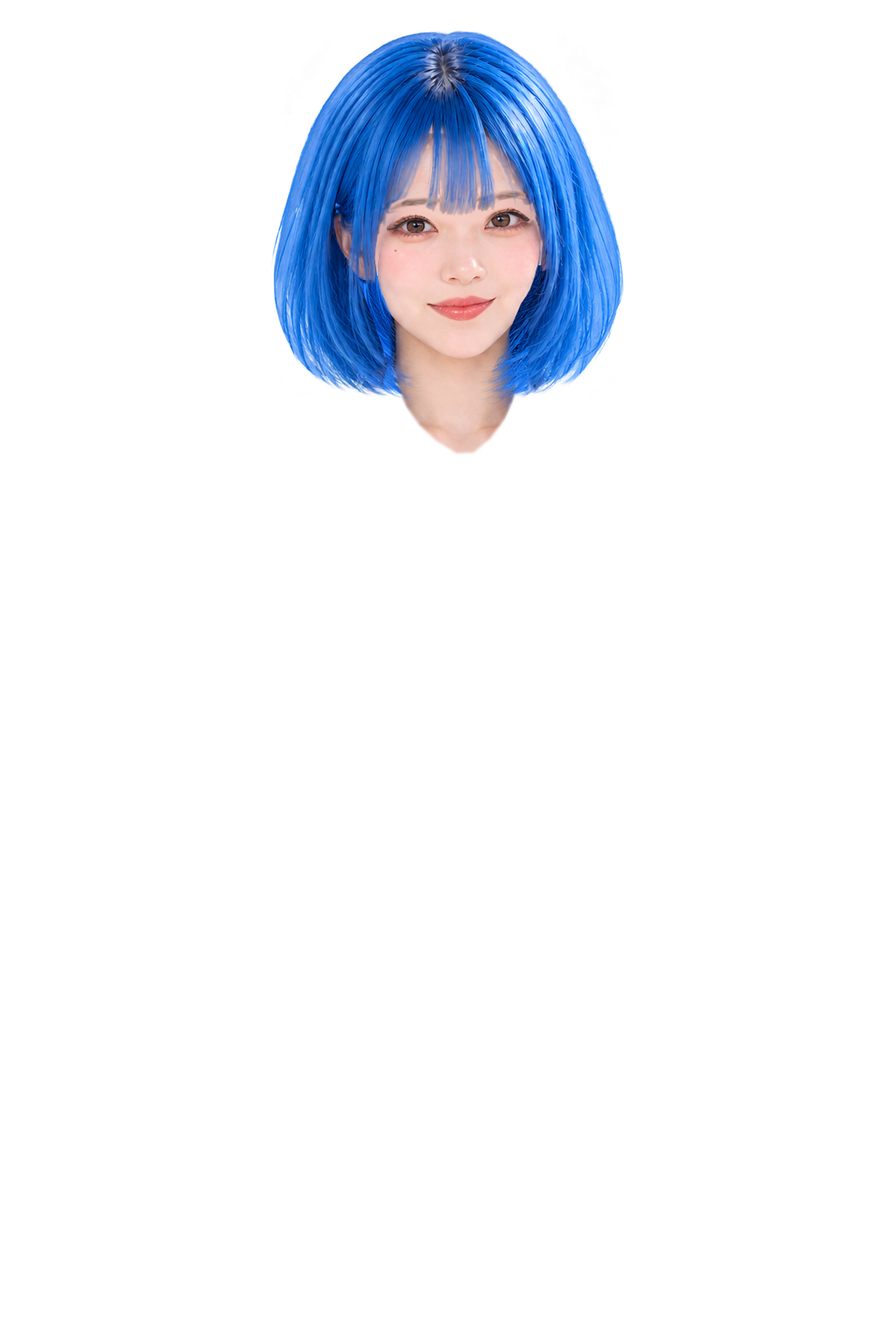
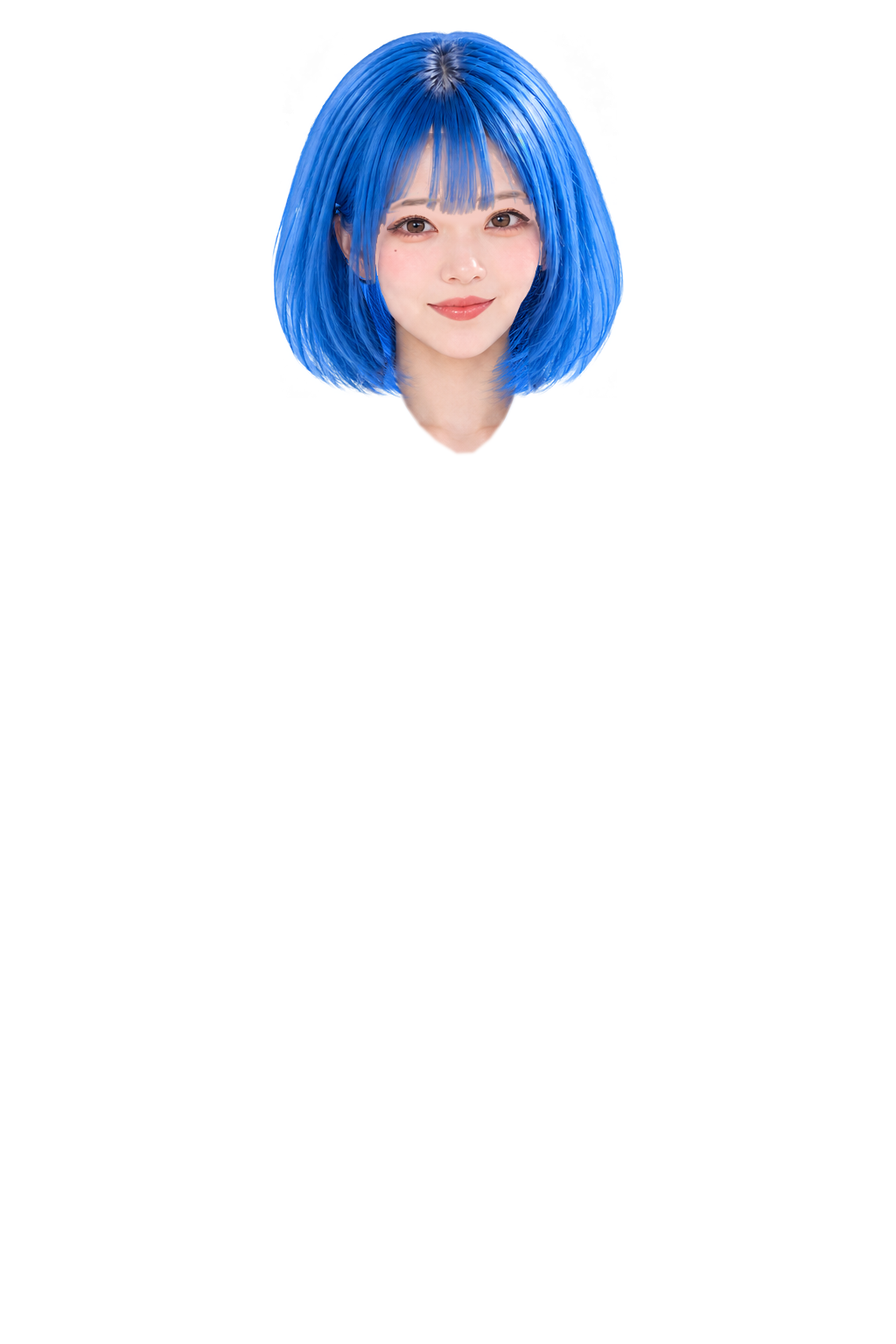
Layers edited between the first and the second 896 × 1344 image:
added group "HAIR_ear_front_L_decontaminated__REVIEW" with 1 layers above "HAIR_ear_front_R_decontaminated__REVIEW" over (533, 214, 557, 282)
added layer "HAIR_ear_L_color_without_skin" in group "HAIR_ear_front_L_decontaminated__REVIEW" over (533, 214, 557, 282)
added group "HAIR_ear_front_R_decontaminated__REVIEW" with 1 layers above "HAIR_fringe_hair_only_v2__REVIEW" over (329, 203, 388, 287)
added layer "HAIR_ear_R_color_without_skin" in group "HAIR_ear_front_R_decontaminated__REVIEW" over (329, 203, 388, 287)
hid group "HAIR_ear_front_L_source_matte__REVIEW" (1 layers) over (533, 214, 557, 282)
hid group "HAIR_ear_front_R_source_matte_v2__REVIEW" (1 layers) over (329, 203, 388, 287)
